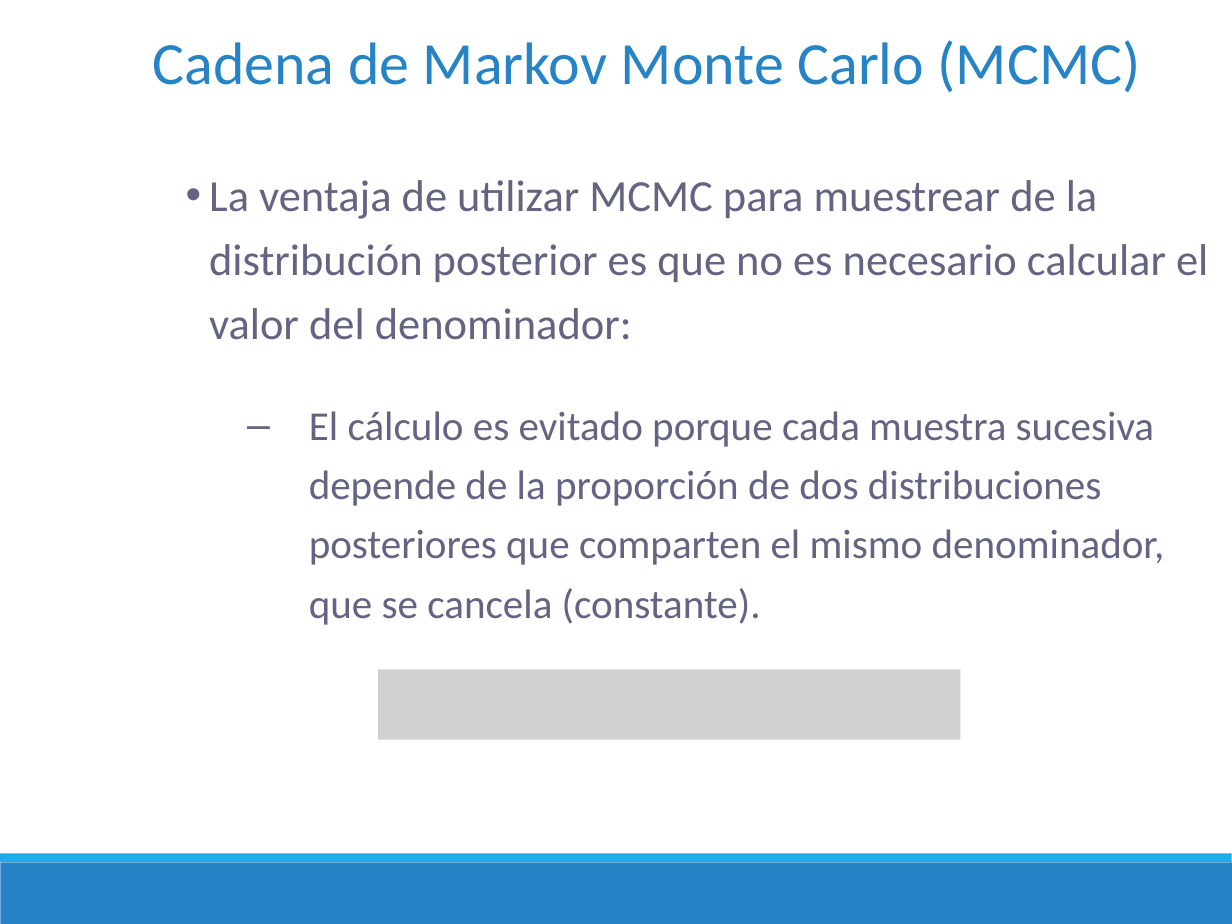
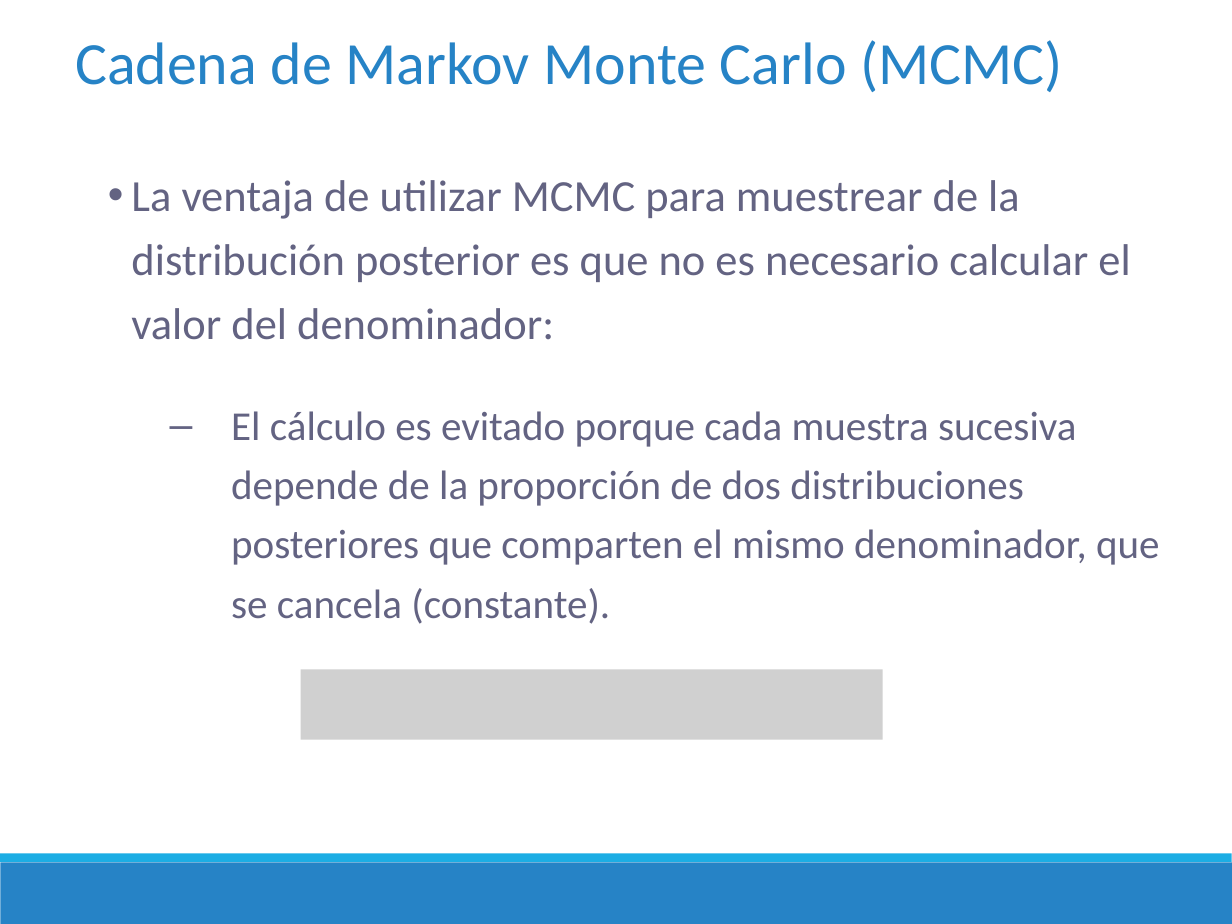
Before and after one commit to DrIgoA/Curso-Ocupacion23, a slide deck: slide 27 of ppt/Modulo 3_Ocupacion2023.pptx. Drawn at 1232x924 pixels with LibreOffice and Linux fonts; fonts in the diff are those of the drawing; grey boxes stand for pictures. Boxes give left, top, right and bottom in pixels: in the first picture for what was removed or moved away, otherwise in the second. Text is boxed around its words. In the diff, an @@ line names an element or a change of style, - is before the commit and + after.

```diff
--- a/ppt/Modulo 3_Ocupacion2023.pptx
+++ b/ppt/Modulo 3_Ocupacion2023.pptx
@@ text "Cadena de Markov Monte Carlo ...": place and size @@
-text "Cadena de Markov Monte Carlo ..." at (153,40,1141,92)
+text "Cadena de Markov Monte Carlo ..." at (75,40,1063,92)
@@ text "La ventaja de utilizar MCMC ..." rewrapped from (209,180,1208,625) to (131,180,1160,624) @@
@@ picture: place and size @@
-picture at (378,669,961,739)
+picture at (301,669,883,739)
```
Also in this commit, not shown: 16 other slides changed, 1 slide added, 1 slide removed, 2 other files.
